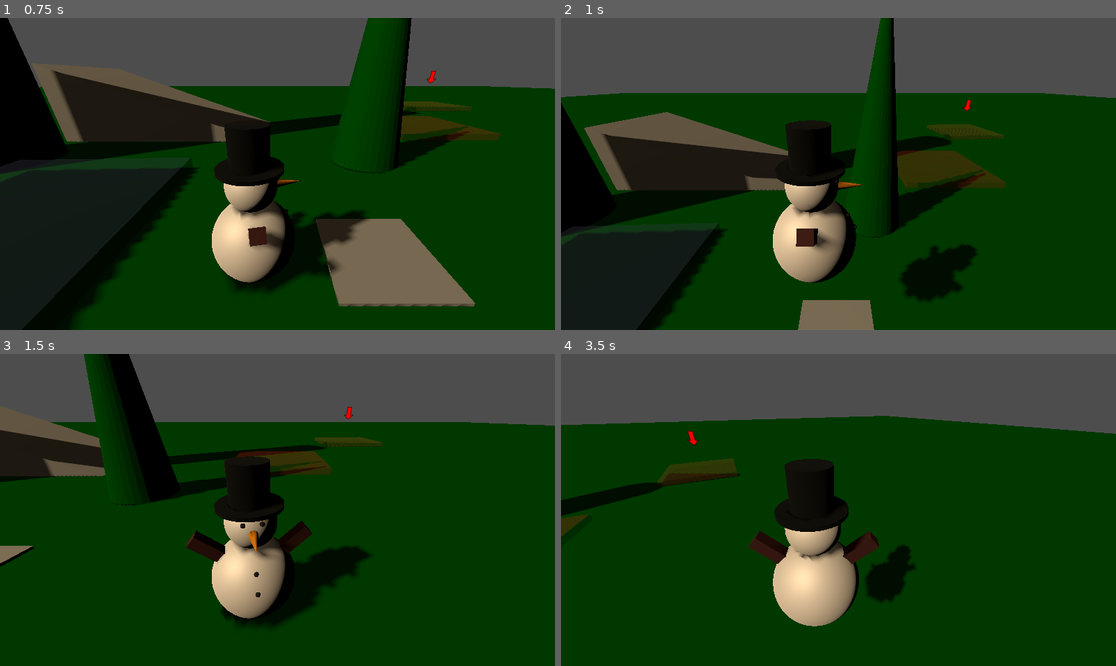
Above: before the commit, frames 1-4 (two rows, left to right).
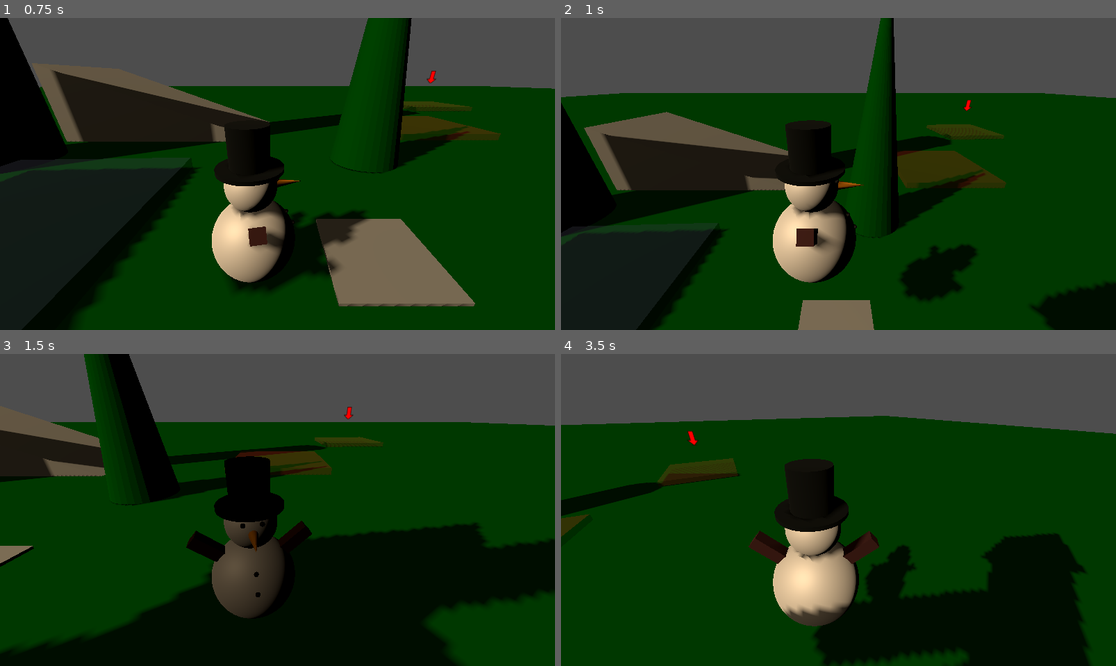
Above: after the commit, the same moments.

Repository: ThannooDhanan/3D-Game
Game: Godot game, scene res://Starting_Scene.tscn
Two runs of this game, one before a commit and one after it. Both use one fixed random seed, a clock stepped at 60 frames per second and the inputs below.
Inputs (mouse positions are in pixels of both pictures, inside the frame that each line leads up to):
- Up to frame 1 (0.75 s): tap Enter at 0.5 s; move the mouse to (399, 158) at 0.52 s; hold Right (Right) from 0.53 s (still down); hold X (Interact) from 0.53 s (still down)
- Up to frame 2 (1 s): keep holding Right (Right); keep holding X (Interact); tap Space (jump) at 0.77 s
- Up to frame 3 (1.5 s): move the mouse to (166, 525) at 1.27 s; release Right (Right) at 1.28 s; release X (Interact) at 1.28 s; hold Down (Backward) from 1.28 s (still down); click (166, 525) at 1.35 s
- Up to frame 4 (3.5 s): tap Space (jump) at 1.52, 3.02 s; move the mouse to (849, 503) at 2.02 s; release Down (Backward) at 2.03 s; hold X (Interact) 2.03-2.78 s; hold W (Forward) from 2.03 s (still down); move the mouse to (832, 516) at 2.77 s; click (832, 516) at 2.85 s

Frame 1 is identical in both runs. In frame 2, 1.7% of the frame differs, in the area x 84-100%, y 84-100%; in frame 3, 24%, in the area x 0-100%, y 53-100%; in frame 4, 13%.

Commit message:
Swinging trap fully implemented

Diff:
--- a/Scripts/Traps/damaging_traps.gd
+++ b/Scripts/Traps/damaging_traps.gd
@@ -3,21 +3,20 @@
 enum TrapType {
 	Floor,
 	Shooting,
-	Swing
-}
-
-enum TrapStatus {
-	Off,
-	Active
+	Swing,
+	Platform
 }
 
 @export_group("Trap Properties")
-@export_range(0, 100) var damage :int
 @export var type : TrapType
-@export var hazard_requirement :int
-@export var status : TrapStatus
 @export var offset : Vector3
 @export var r_offset: Vector3
+@export_subgroup("Trap Statuses")
+@export var trap_active: bool =  false
+@export var perm_disable: bool = false
+@export_subgroup("Hazard Requirements")
+@export_range(0, 100) var min_hazard_required : int
+@export_range(0, 100) var max_hazard_required :int
 
 @export_group("Tween Properties")
 @export var tween_trans : Tween.TransitionType
@@ -25,6 +24,7 @@
 @export var tween_time : float
 
 @export_group("Hitting the PLayer")
+@export_range(0, 100) var damage :int
 @export var end_point: Marker3D
 @export var weapon : Node3D
 @export var hit_box : Area3D
@@ -51,7 +51,10 @@
 		body.health.take_damage(damage)
 
 func hazard_changed():
-	if TrapManagement.hazard >= hazard_requirement and status == TrapStatus.Off and weapon != null:
+	if calculate_activation_chance() \
+			and !trap_active \
+			and !perm_disable \
+			and weapon != null:
 		match type:
 			TrapType.Floor:
 				floor_trap_activation()
@@ -66,21 +69,44 @@
 	weapon_tween.set_ease(tween_ease)
 	weapon_tween.set_trans(tween_trans)
 	weapon_tween.tween_property(weapon, "position", end_point.position, tween_time)
-	status = TrapStatus.Active
 
 func swing_trap_activation():
 	activate_hitbox()
 	weapon_tween = create_tween().set_loops()
-	#Foreswing
-	weapon_tween.tween_property(weapon, "rotation_degrees:z", 70.0, tween_time)
 	weapon_tween.set_ease(tween_ease)
 	weapon_tween.set_trans(tween_trans)
+
+	#Foreswing
+	weapon_tween.tween_property(weapon, "rotation_degrees", -r_offset, tween_time)
 	#Backswing
-	weapon_tween.tween_property(weapon, "rotation_degrees:z", -70.0, tween_time)
-	weapon_tween.set_ease(tween_ease)
-	weapon_tween.set_trans(tween_trans)
-	pass
+	weapon_tween.tween_property(weapon, "rotation_degrees", r_offset, tween_time)
+	weapon_tween.loop_finished.connect(finished_loop)
 
 func activate_hitbox():
 	hit_box.monitoring = true
 	weapon.visible = true
+	trap_active = true
+
+func finished_loop(_loop_Index: int):
+	if perm_disable:
+		weapon_tween.stop()
+		hit_box.monitoring = false
+		trap_active = false
+
+func calculate_activation_chance() -> bool:
+	var activate: bool
+	var power_scale := 1.2
+	if TrapManagement.hazard < min_hazard_required:
+		activate = false
+	elif TrapManagement.hazard >= max_hazard_required:
+		activate = true
+	else:
+		var normalized : float = (float(TrapManagement.hazard) - min_hazard_required)/(max_hazard_required - min_hazard_required)
+		normalized = clamp(normalized, 0.0, 1.0)
+		var chance = normalized ** power_scale
+		if randf() <= chance:
+			activate = true
+		else:
+			activate = false
+
+	return activate
--- a/Scripts/player.gd
+++ b/Scripts/player.gd
@@ -173,6 +173,5 @@
 	treasureInHand = null
 	current_state = player_state.IDLE
 
-
 func _on_health_component_destroyed():
 	current_state = player_state.DEAD
--- a/Scripts/treasures/treasure.gd
+++ b/Scripts/treasures/treasure.gd
@@ -9,7 +9,7 @@
 
 var velocity := Vector3.ZERO
 var gravity = ProjectSettings.get_setting("physics/3d/default_gravity")
-
+var tween_time := 3.0
 
 var treasure_data : Collectable
 
@@ -17,9 +17,14 @@
 	treasure_data = p_treasure_data
 	skin.mesh = p_treasure_data.display_mesh
 
+func _ready():
+	#simple rotation for the object
+	var rotation_tween : Tween = create_tween()
+	rotation_tween.tween_property(skin, "rotation_degrees:y", 360, tween_time).as_relative()
+	rotation_tween.set_loops()
+
+
 func _physics_process(delta: float):
-	#simple rotation for the object
-	skin.rotate(Vector3.UP, delta)
 	if !floorChecker.is_colliding():
 		velocity.y -= (gravity * delta)
 		velocity.y = clamp(velocity.y, -300, 10)
--- a/Starting_Scene.tscn
+++ b/Starting_Scene.tscn
@@ -8,7 +8,8 @@
 [ext_resource type="PackedScene" uid="uid://biec4sef70he2" path="res://unease_trigger.tscn" id="6_l2gww"]
 [ext_resource type="PackedScene" uid="uid://dw4agfysx3wke" path="res://waypoint_and_return.tscn" id="6_t3ix3"]
 [ext_resource type="PackedScene" uid="uid://7t6oubquod5h" path="res://to delete/ramp.tscn" id="9_na0wc"]
-[ext_resource type="PackedScene" uid="uid://c4624ahk56j" path="res://spikes.tscn" id="9_v42h3"]
+[ext_resource type="PackedScene" uid="uid://c4624ahk56j" path="res://Traps_Scenes/trap_pieces/spikes.tscn" id="9_v42h3"]
+[ext_resource type="PackedScene" uid="uid://cxichlme8vhmo" path="res://Traps_Scenes/swing_axe.tscn" id="10_v42h3"]
 
 [sub_resource type="QuadMesh" id="QuadMesh_e4ond"]
 
@@ -118,6 +119,10 @@
 [node name="Spike_Trap" parent="." instance=ExtResource("9_v42h3")]
 transform = Transform3D(1, 0, 0, 0, 1, 0, 0, 0, 1, 1.4056025, 0, 0.046819687)
 
+[node name="Swing axe" parent="." instance=ExtResource("10_v42h3")]
+transform = Transform3D(1, 0, 0, 0, 1, 1.7484555e-07, 0, -1.7484555e-07, 1, 2.981051, 3.5135198, 4.368121)
+damage = 0
+
 [editable path="Snowman"]
 [editable path="WaypointAndReturn"]
 [editable path="WaypointAndReturn/Checkpoints/PointOfInterest"]
--- /dev/null
+++ b/Traps_Scenes/projectile.tscn
@@ -0,0 +1,72 @@
+[gd_scene load_steps=4 format=3 uid="uid://d10vpl6wlwk1r"]
+
+[sub_resource type="CylinderMesh" id="CylinderMesh_ins2i"]
+
+[sub_resource type="PrismMesh" id="PrismMesh_sqdik"]
+
+[sub_resource type="SphereShape3D" id="SphereShape3D_mq4l2"]
+
+[node name="Projectile" type="Node3D"]
+
+[node name="MeshInstance3D" type="MeshInstance3D" parent="."]
+transform = Transform3D(0.05, 0, 0, 0, -2.1855694e-08, -0.05, 0, 0.5, -2.1855695e-09, 0, 0, 0)
+mesh = SubResource("CylinderMesh_ins2i")
+
+[node name="MeshInstance3D2" type="MeshInstance3D" parent="."]
+transform = Transform3D(0.15, 0, 0, 0, -6.5567085e-09, -0.03, 0, 0.15, -1.3113416e-09, 0, 0, 0.525)
+mesh = SubResource("PrismMesh_sqdik")
+
+[node name="Fletch" type="CSGBox3D" parent="."]
+transform = Transform3D(1, 0, 0, 0, 1, 0, 0, 0, 1, 0.001, 0, -0.383)
+size = Vector3(0.025, 0.17, 0.2)
+
+[node name="CSGBox3D" type="CSGBox3D" parent="Fletch"]
+transform = Transform3D(1, 0, 0, 0, 0.8114312, 0.5844479, 0, -0.5844479, 0.8114312, -0.0029724133, 0.08470329, 0.09940207)
+operation = 2
+size = Vector3(0.044763185, 0.12814942, 0.06800537)
+
+[node name="CSGBox3D3" type="CSGBox3D" parent="Fletch"]
+transform = Transform3D(1, 0, 0, 0, 0.8114312, 0.5844479, 0, -0.5844479, 0.8114312, -0.0029724133, 0.051567316, -0.106943905)
+operation = 2
+size = Vector3(0.044763185, 0.11602173, 0.06800537)
+
+[node name="CSGBox3D2" type="CSGBox3D" parent="Fletch"]
+transform = Transform3D(-1, 7.0937574e-08, 5.109406e-08, -8.742278e-08, -0.8114312, -0.5844479, 0, -0.5844479, 0.8114312, -0.0029724133, -0.07240226, 0.09940207)
+operation = 2
+size = Vector3(0.044763185, 0.12814942, 0.06800537)
+
+[node name="CSGBox3D4" type="CSGBox3D" parent="Fletch"]
+transform = Transform3D(-1, 7.0937574e-08, 5.109406e-08, -8.742278e-08, -0.8114312, -0.5844479, 0, -0.5844479, 0.8114312, -0.003, -0.052, -0.107)
+operation = 2
+size = Vector3(0.044763185, 0.14086303, 0.06800537)
+
+[node name="Fletch2" type="CSGBox3D" parent="."]
+transform = Transform3D(-4.371139e-08, 1, 0, -1, -4.371139e-08, 0, 0, 0, 1, 0.0007019043, -0.010650635, -0.38256836)
+size = Vector3(0.025, 0.17, 0.2)
+
+[node name="CSGBox3D" type="CSGBox3D" parent="Fletch2"]
+transform = Transform3D(1, 0, 0, 0, 0.8114312, 0.5844479, 0, -0.5844479, 0.8114312, -0.0029724133, 0.08470329, 0.09940207)
+operation = 2
+size = Vector3(0.044763185, 0.12814942, 0.06800537)
+
+[node name="CSGBox3D3" type="CSGBox3D" parent="Fletch2"]
+transform = Transform3D(1, 0, 0, 0, 0.8114312, 0.5844479, 0, -0.5844479, 0.8114312, -0.0029724133, 0.051567316, -0.106943905)
+operation = 2
+size = Vector3(0.044763185, 0.11602173, 0.06800537)
+
+[node name="CSGBox3D2" type="CSGBox3D" parent="Fletch2"]
+transform = Transform3D(-1, 7.0937574e-08, 5.109406e-08, -8.742278e-08, -0.8114312, -0.5844479, 0, -0.5844479, 0.8114312, -0.0029724133, -0.07240226, 0.09940207)
+operation = 2
+size = Vector3(0.044763185, 0.12814942, 0.06800537)
+
+[node name="CSGBox3D4" type="CSGBox3D" parent="Fletch2"]
+transform = Transform3D(-1, 7.0937574e-08, 5.109406e-08, -8.742278e-08, -0.8114312, -0.5844479, 0, -0.5844479, 0.8114312, -0.003, -0.052, -0.107)
+operation = 2
+size = Vector3(0.044763185, 0.14086303, 0.06800537)
+
+[node name="Area3D" type="Area3D" parent="."]
+transform = Transform3D(0.2, 0, 0, 0, 0.2, 0, 0, 0, 0.2, 0, 0, 0.48748127)
+
+[node name="CollisionShape3D" type="CollisionShape3D" parent="Area3D"]
+transform = Transform3D(1, 0, 0, 0, 1, 0, 0, 0, 1, 0, 0, -0.14638448)
+shape = SubResource("SphereShape3D_mq4l2")
--- /dev/null
+++ b/Traps_Scenes/shooting_trap.tscn
@@ -0,0 +1,11 @@
+[gd_scene load_steps=3 format=3 uid="uid://b16dan5ecdvxe"]
+
+[ext_resource type="Script" uid="uid://cq8cwuktn6306" path="res://Scripts/Traps/damaging_traps.gd" id="1_ivnwb"]
+[ext_resource type="PackedScene" uid="uid://d10vpl6wlwk1r" path="res://Traps_Scenes/projectile.tscn" id="2_ucj6b"]
+
+[node name="Shooting Trap" type="Node3D"]
+script = ExtResource("1_ivnwb")
+
+[node name="Ammo" type="Node3D" parent="."]
+
+[node name="Projectile" parent="Ammo" instance=ExtResource("2_ucj6b")]
--- /dev/null
+++ b/Traps_Scenes/sine_platform.tscn
@@ -0,0 +1,6 @@
+[gd_scene load_steps=2 format=3 uid="uid://dgptk860etw6l"]
+
+[ext_resource type="Script" uid="uid://cq8cwuktn6306" path="res://Scripts/Traps/damaging_traps.gd" id="1_1ptmv"]
+
+[node name="Sine Platform" type="Node3D"]
+script = ExtResource("1_1ptmv")
--- a/swing_axe.tscn
+++ b/Traps_Scenes/swing_axe.tscn
@@ -25,18 +25,19 @@
 [node name="Swing axe" type="Node3D" node_paths=PackedStringArray("weapon", "hit_box")]
 transform = Transform3D(1, 0, 0, 0, 1, 1.7484555e-07, 0, -1.7484555e-07, 1, 0, 0, 0)
 script = ExtResource("1_x87mu")
+type = 2
+r_offset = Vector3(0, 0, -70)
+min_hazard_required = 2
+max_hazard_required = 5
+tween_trans = 1
+tween_ease = 2
+tween_time = 1.0
 damage = 5
-type = 2
-hazard_requirement = 1
-r_offset = Vector3(0, 0, -70)
-tween_trans = 1
-tween_ease = 1
-tween_time = 1.5
 weapon = NodePath("Weapon")
 hit_box = NodePath("Weapon/Hitbox")
 
 [node name="Weapon" type="Node3D" parent="."]
-transform = Transform3D(0.34202015, 0.9396926, 0, -0.9396926, 0.34202015, 0, 0, 0, 1, 0, 5, 0)
+transform = Transform3D(1, 0, 0, 0, 1, 0, 0, 0, 1, 0, 5, 0)
 
 [node name="Pin" type="MeshInstance3D" parent="Weapon"]
 transform = Transform3D(0.295, 0, 0, 0, -1.2894859e-08, -0.295, 0, 0.295, -1.2894859e-08, 0, 0, 0)
@@ -52,10 +53,12 @@
 transform = Transform3D(2, 0, 0, 0, 1.5, 0, 0, 0, 0.7, 0, -5, 0)
 mesh = SubResource("BoxMesh_x87mu")
 
-[node name="StaticBody3D2" type="StaticBody3D" parent="Weapon/head/Body"]
+[node name="Axehead_Hitbox" type="AnimatableBody3D" parent="Weapon/head/Body"]
+transform = Transform3D(1, 0, -1.9411757e-22, 9.4739034e-15, 1, -1.4210855e-14, -1.5351856e-15, 0, 1, 0, 0, 0)
 collision_layer = 8
+sync_to_physics = false
 
-[node name="CollisionShape3D" type="CollisionShape3D" parent="Weapon/head/Body/StaticBody3D2"]
+[node name="CollisionShape3D" type="CollisionShape3D" parent="Weapon/head/Body/Axehead_Hitbox"]
 shape = SubResource("ConvexPolygonShape3D_r5t42")
 
 [node name="Blade_R" type="MeshInstance3D" parent="Weapon/head"]
--- a/resources/Collectable.gd
+++ b/resources/Collectable.gd
@@ -2,6 +2,6 @@
 class_name Collectable
 
 @export var display_name : String
-@export var flavor_text : String
+@export_multiline var flavor_text : String
 @export_range(5,50) var worth : int
 @export var display_mesh : Mesh
--- a/snowman.tscn
+++ b/snowman.tscn
@@ -30,7 +30,7 @@
 [sub_resource type="CapsuleShape3D" id="CapsuleShape3D_6q38s"]
 
 [node name="Snowman" type="CharacterBody3D"]
-collision_mask = 3
+collision_mask = 11
 script = ExtResource("1_p2611")
 max_velocity = 5
 
Not shown: 1 places in Starting_Scene.tscn that only renumber resources
Renamed: spikes.tscn -> Traps_Scenes/trap_pieces/spikes.tscn
Not shown, added: swing_axe.tscn34907185074.tmp
